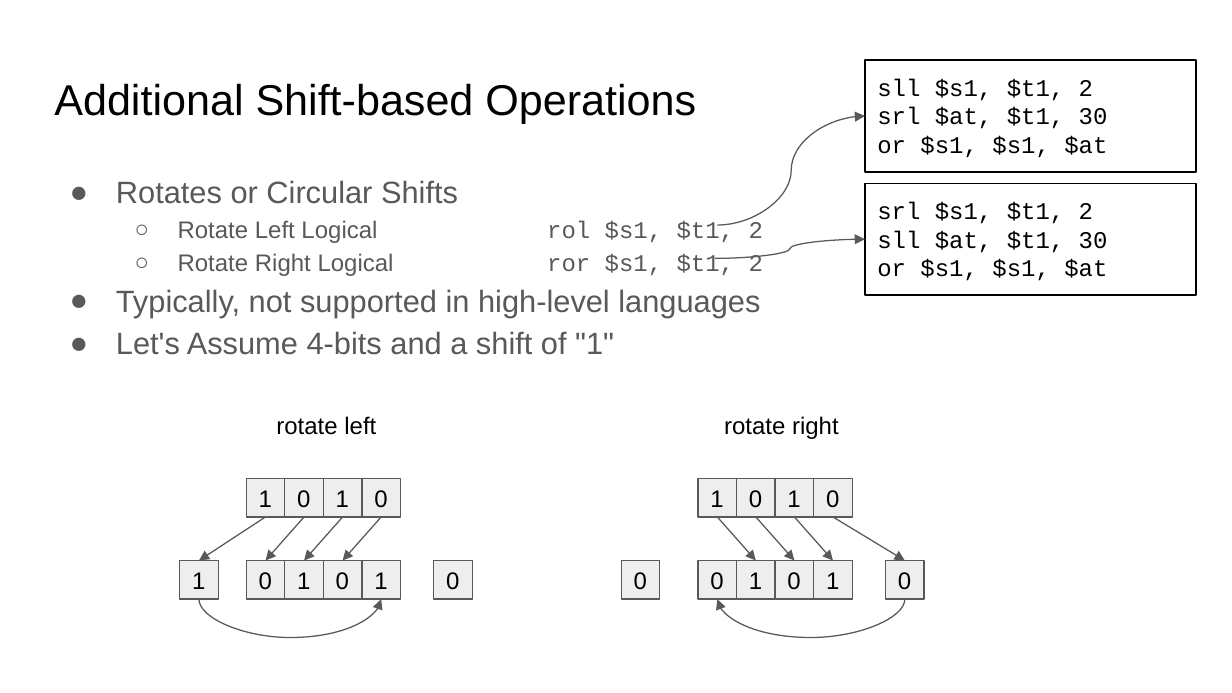
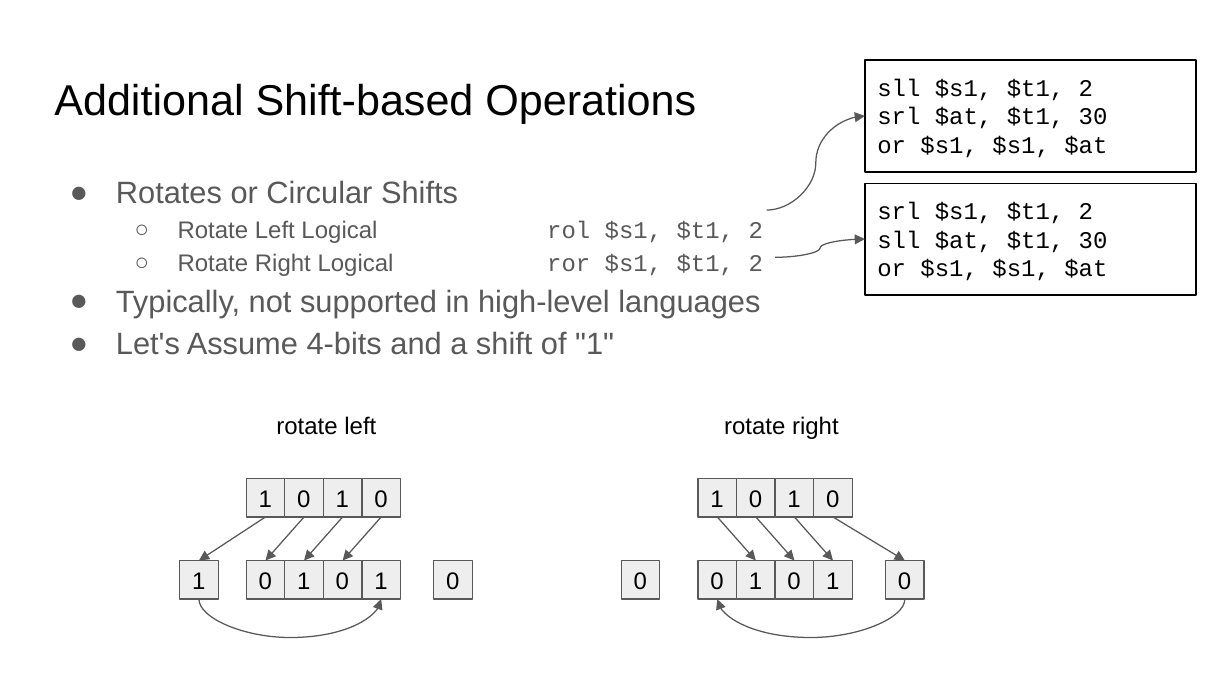
Before and after one commit to COMP122/comp122-s23, a slide deck: slide 4 of format-encodings/documents/ARCHIVE/bitwise-operations.pptx. Drawn at 1232x693 pixels with LibreOffice and Linux fonts; fonts in the diff are those of the drawing. Boxes give left, top, right and bottom in pixels: in the first picture for what was removed or moved away, otherwise in the second. Text is boxed around its words. In the diff, an @@ line names an element or a change of style, - is before the commit and + after.

```diff
--- a/format-encodings/documents/ARCHIVE/bitwise-operations.pptx
+++ b/format-encodings/documents/ARCHIVE/bitwise-operations.pptx
@@ curved arrow moved from (717, 225) - (865, 116) to (766, 211) - (865, 116) @@
@@ curved arrow moved from (715, 259) - (865, 239) to (775, 257) - (865, 239) @@
```
Also in this commit, not shown: 1 other file.
